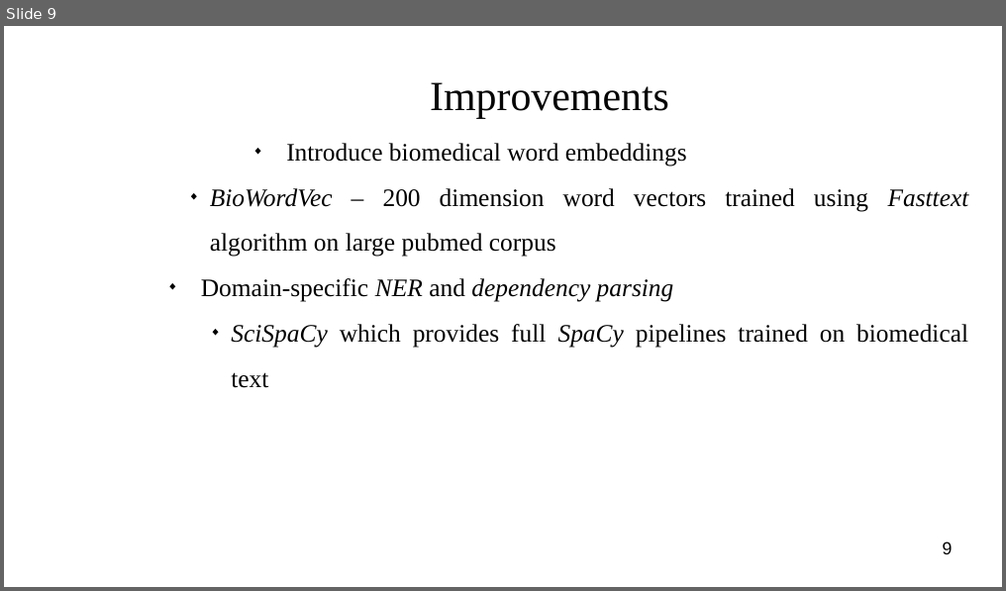
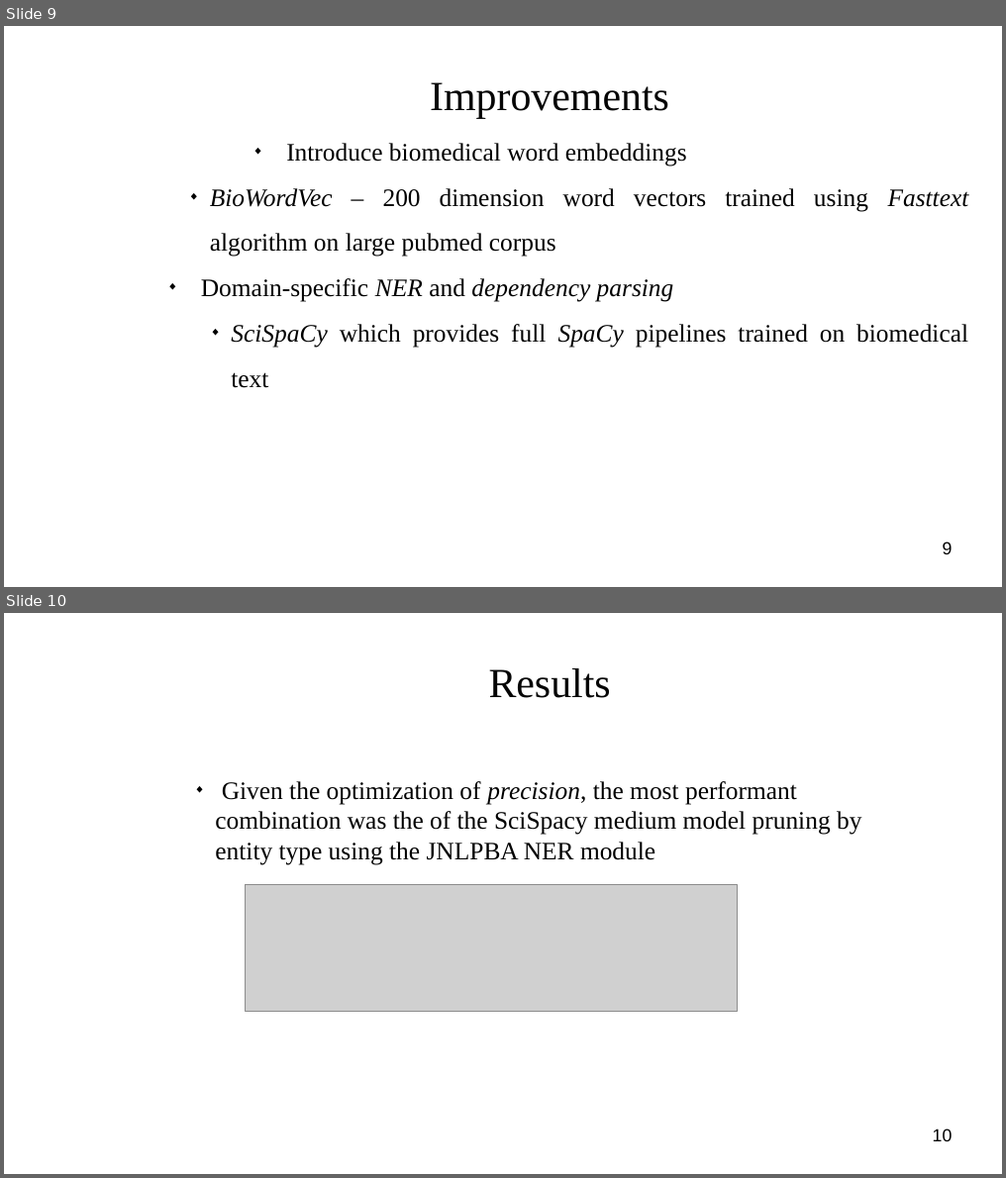
Before and after one commit to masonedmison/coref, a slide deck: documentation/presentation/cs710_presentation.odp. Shown one above the other, each under a label of ours: slide 9 before the commit, slides 9 and 10 after it. The pictures are 1006x591 and 1006x1178 pixels, drawn with LibreOffice and Linux fonts; fonts in the diff are those of the drawing; grey boxes stand for pictures; background and template pictures are left out. Boxes give left, top, right and bottom in pixels: in the first picture for what was removed or moved away, otherwise in the second. Text is boxed around its words. In the diff, an @@ line names an element or a change of style, - is before the commit and + after.

```diff
--- a/documentation/presentation/cs710_presentation.odp
+++ b/documentation/presentation/cs710_presentation.odp
@@ slide 10 added at (4, 613, 1002, 1174), background picture (left out) @@
@@ title added at (489, 668, 611, 698), 33 pt, text #050505 @@
+Results
@@ text added at (215, 781, 861, 865), 20 pt, text #000000 @@
+◆ Given the optimization of precision, the most performant combination was the of the SciSpacy medium model pruning by entity type using the JNLPBA NER module
@@ picture added at (245, 885, 738, 1011) @@
@@ page number added at (933, 1129, 952, 1142), 14 pt, text #000000 @@
+10
```
Also in this commit, not shown: 6 slides changed, 2 slides removed, 9 other files.
